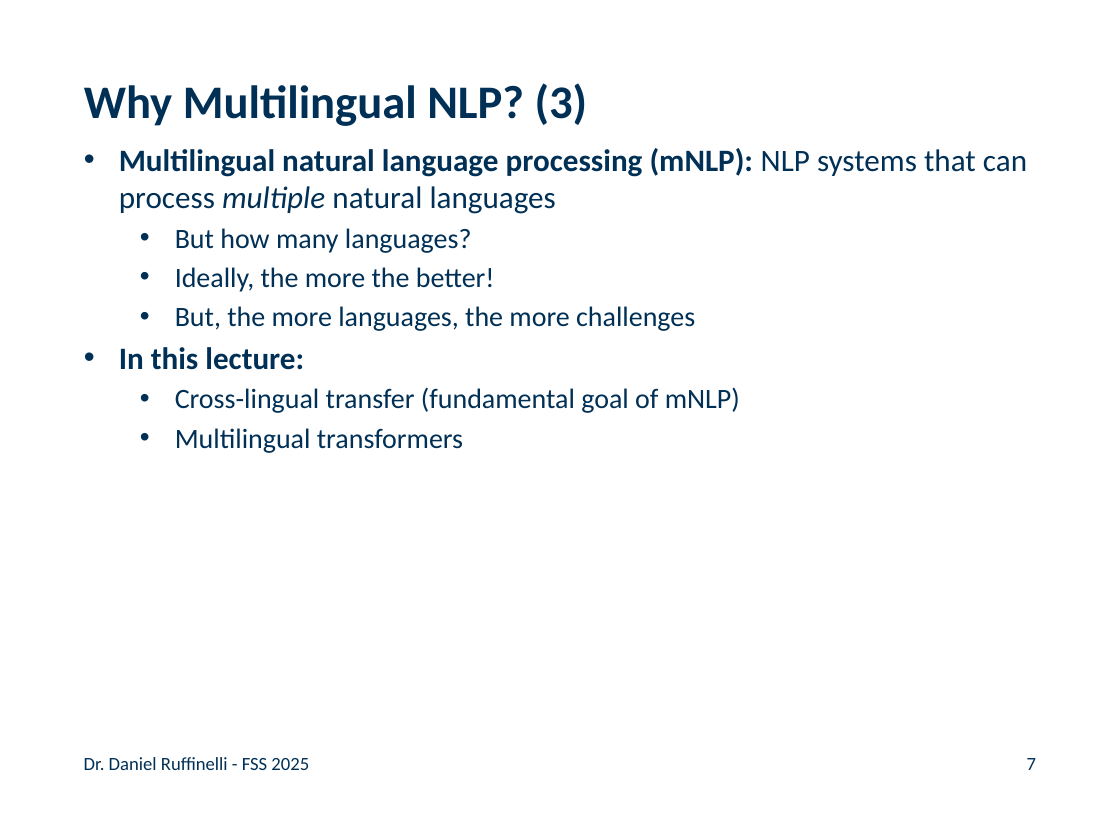
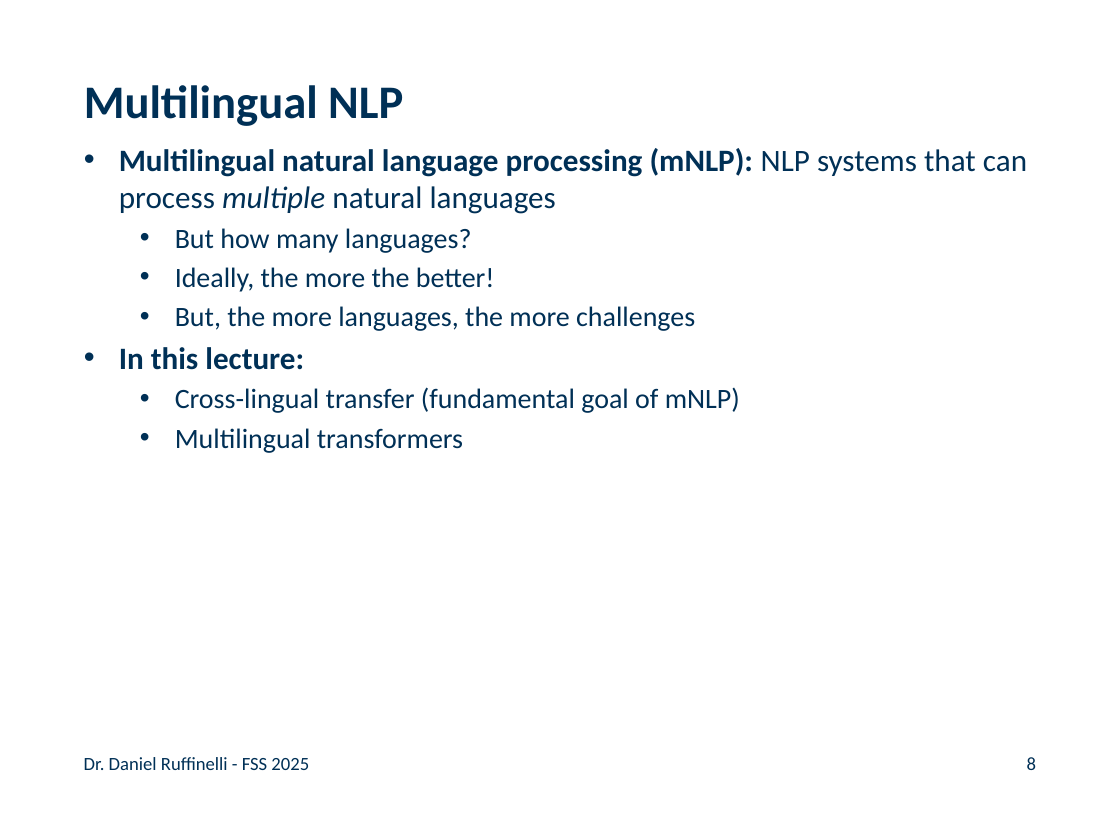
Before and after one commit to rufex2001/teaching_llms, a slide deck: slide 8 of lectures/09_multilingual_nlp/09_multilingual_nlp.pptx (slide 7 before the commit). Drawn at 1120x840 pixels with LibreOffice and Linux fonts; fonts in the diff are those of the drawing; background and template pictures are left out. Boxes give left, top, right and bottom in pixels: in the first picture for what was removed or moved away, otherwise in the second. Text is boxed around its words. In the diff, an @@ line names an element or a change of style, - is before the commit and + after.

```diff
--- a/lectures/09_multilingual_nlp/09_multilingual_nlp.pptx
+++ b/lectures/09_multilingual_nlp/09_multilingual_nlp.pptx
@@ title at <box>84,85,403,126</box>: text changed @@
-Why Multilingual NLP? (3)
+Multilingual NLP
@@ page number at <box>1027,757,1036,770</box>: text changed @@
-7
+8
```
Also in this commit, not shown: 10 other slides changed, 4 slides added, 13 other files.
